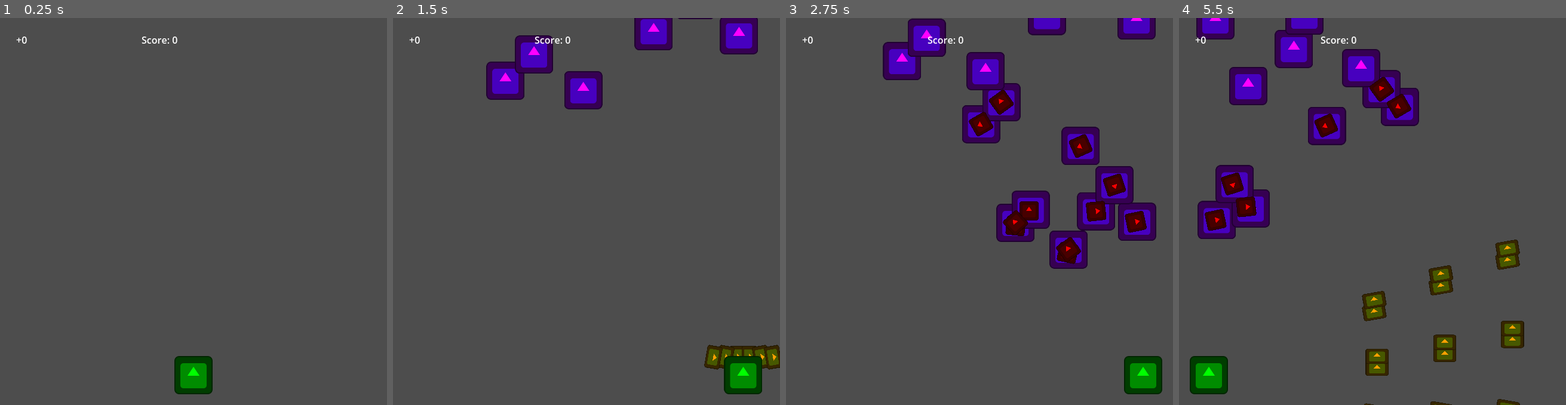
Above: before the commit, frames 1-4 (left to right).
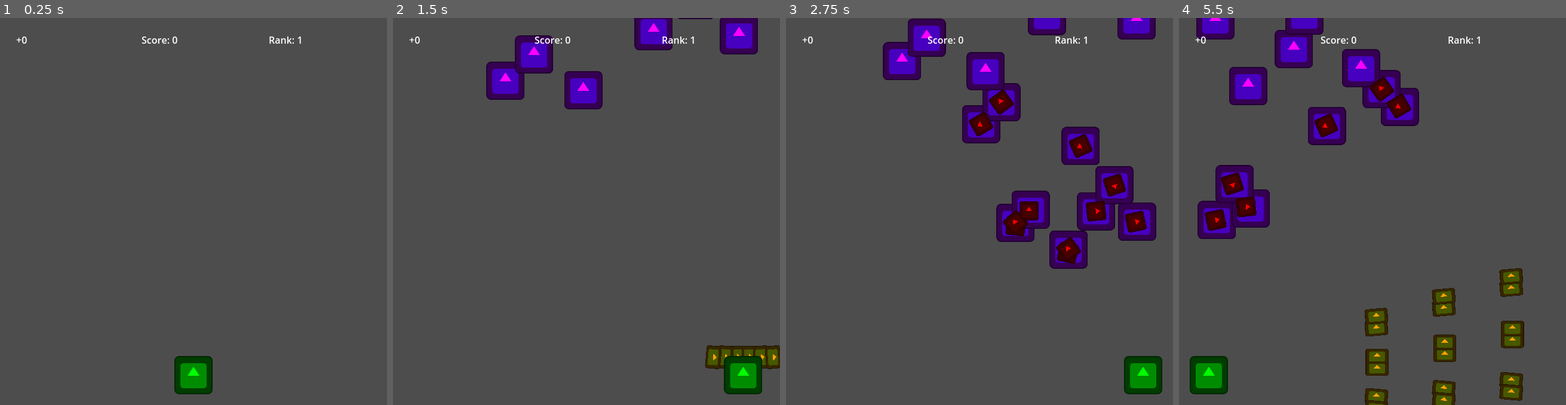
Above: after the commit, the same moments.

Repository: Zeroeth-0/Gatogun
Game: Godot game, scene res://scenes/levels/world.tscn
Same seed, same stepped clock (60 frames per second), same inputs: the game is played once before the commit and once after it. The engine's default icon, where the game draws it, is replaced by a stand-in: a white triangle on a blue panel in a dark square.
Inputs:
- Up to frame 1 (0.25 s): no input
- Up to frame 2 (1.5 s): tap Enter at 0.5 s; hold Right (RIGHT) 0.53-1.28 s; tap C (A) at 0.6 s; tap X (B) at 0.8, 1.35 s; hold Down (DOWN) from 1.28 s (still down)
- Up to frame 3 (2.75 s): tap C (A) at 1.55, 2.1 s; release Down (DOWN) at 2.03 s; hold Right (RIGHT) from 2.03 s (still down); tap X (B) at 2.3 s
- Up to frame 4 (5.5 s): release Right (RIGHT) at 2.78 s; hold Up (UP) 2.78-3.53 s; tap X (B) at 2.85, 3.8, 5.3 s; tap C (A) at 3.05, 4.55, 5.1 s; hold Left (LEFT) 3.53-5.03 s; tap S (X) at 3.6 s; tap Z (Y) at 4.35 s; hold Down (DOWN) from 5.03 s (still down)

The runs differ from the first frame. In frame 1, less than 0.1% of the frame differs, in the area x 69-78%, y 4-7%; in frame 2, 0.1%; in frame 3, less than 0.1%; in frame 4, 3.3%, in the area x 47-89%, y 4-100%.

Commit message:
Adjustments

Diff:
--- a/scenes/levels/world.tscn
+++ b/scenes/levels/world.tscn
@@ -125,11 +125,19 @@
 [node name="ComboLabel" parent="." instance=ExtResource("9_ckr2p")]
 z_index = 5
 
+[node name="RankLabel" parent="." instance=ExtResource("9_ckr2p")]
+z_index = 5
+offset_left = 450.0
+offset_right = 623.0
+labelEnum = 2
+
 [node name="ScoreLabel" parent="." instance=ExtResource("10_s7d0j")]
 z_index = 5
 
 [node name="FeverBar" parent="." instance=ExtResource("11_yb1ae")]
 z_index = 5
+offset_top = 50.0
+offset_bottom = 74.0
 fever_color = Color(0.921569, 0, 0, 1)
 
 [node name="ExtendBar" parent="FeverBar" instance=ExtResource("12_rh75x")]
--- a/scenes/weapons/player/normal_weapon.tscn
+++ b/scenes/weapons/player/normal_weapon.tscn
@@ -17,19 +17,19 @@
 
 [node name="PlayerEmmiter3" parent="." instance=ExtResource("2_8y3i1")]
 position = Vector2(30, 30)
-deviationAngle = 10.0
+deviationAngle = 5.0
 
 [node name="PlayerEmmiter4" parent="." instance=ExtResource("2_8y3i1")]
 position = Vector2(50, 30)
 scale = Vector2(0.987871, 1)
-deviationAngle = 10.0
+deviationAngle = 5.0
 
 [node name="PlayerEmmiter5" parent="." instance=ExtResource("2_8y3i1")]
 position = Vector2(-30, 30)
 scale = Vector2(0.987871, 1)
-deviationAngle = -10.0
+deviationAngle = -5.0
 
 [node name="PlayerEmmiter6" parent="." instance=ExtResource("2_8y3i1")]
 position = Vector2(-50, 30)
 scale = Vector2(0.987871, 1)
-deviationAngle = -10.0
+deviationAngle = -5.0
--- a/source/UI/label.gd
+++ b/source/UI/label.gd
@@ -1,7 +1,7 @@
 extends RichTextLabel
 
 # Direction
-enum LabelType { GSCORE, COMBO }
+enum LabelType { GSCORE, COMBO, RANK }
 @export var labelEnum: LabelType
 
 # Called every frame. 'delta' is the elapsed time since the previous frame.
@@ -10,5 +10,6 @@
 	match labelEnum:
 		LabelType.GSCORE: outTxt = "Score: " + str(SCORE.GeneralGameScore)
 		LabelType.COMBO: outTxt = "+" + str(SCORE.combo)
+		LabelType.RANK: outTxt = "Rank: " + str(SCORE.rank)
 
 	self.text = outTxt
--- a/utils/ScoreManager.gd
+++ b/utils/ScoreManager.gd
@@ -7,7 +7,7 @@
 var isFever: bool = false
 var rank: int = 1
 var comboTimer: float = 1.0
-var feverTimer: float = 3.0
+var feverTimer: float = 1.0
 @export_range(0, 6, 1) var Rank: float = 1.0
 
 var comboDrainTime: float = 0.0  # Acumulador para reducción de combo
@@ -54,7 +54,7 @@
 
 func increase_fever(val):
 	fever += val
-	feverTimer = 3.0
+	feverTimer = 1.0
 
 func add_score(score):
 	if isFever: score *= 2**rank
